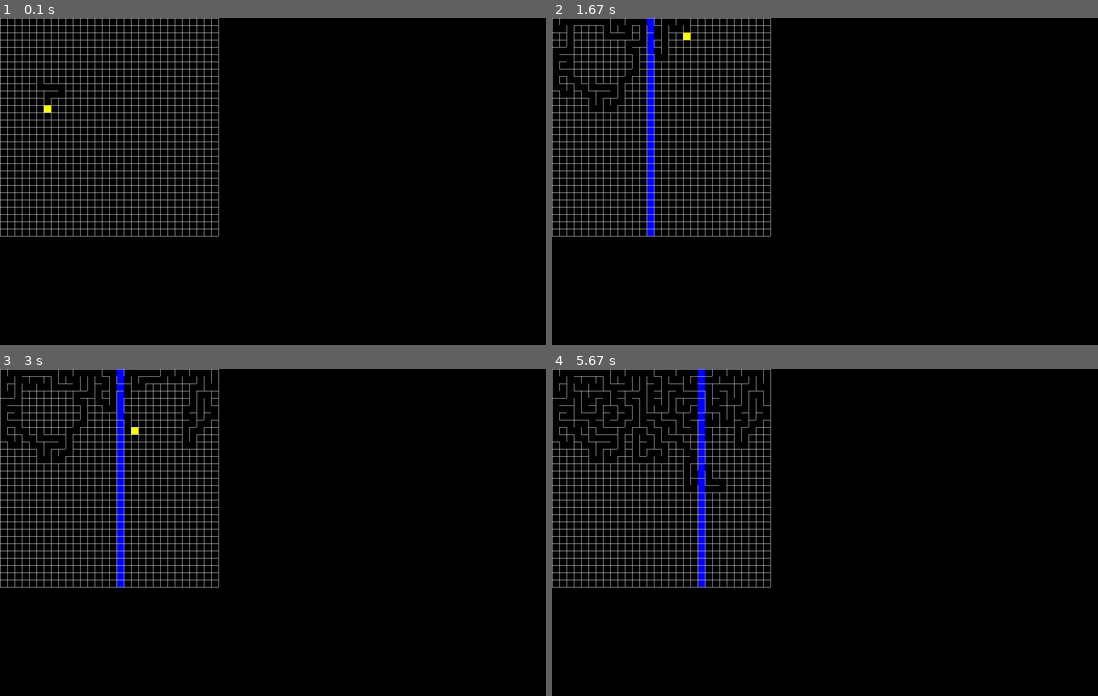
Above: before the commit, frames 1-4 (two rows, left to right).
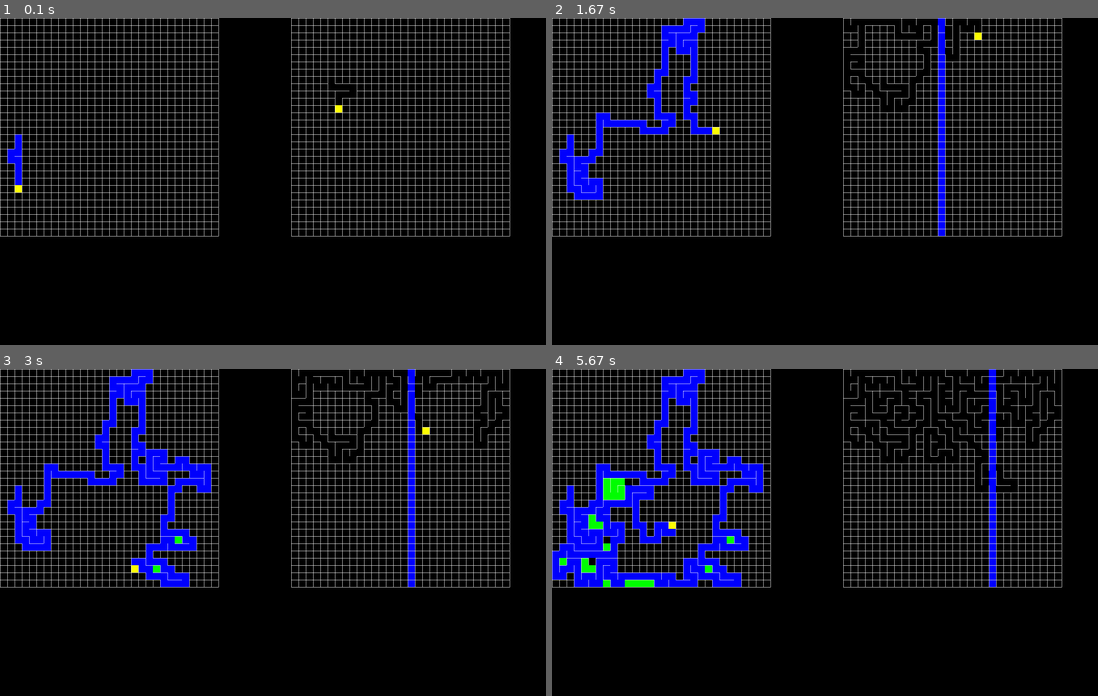
Above: after the commit, the same moments.

Repository: zedzeedev/build-a-thing
Game: pygame game, started from src/pygame_visualization.py
The game is run twice, just before and just after one commit, with the same random seed, the same clock (stepped at 60 frames per second) and the same inputs.
Inputs:
- Up to frame 1 (0.1 s): no input
- Up to frame 2 (1.67 s): no input
- Up to frame 3 (3 s): no input
- Up to frame 4 (5.67 s): no input

The runs differ from the first frame. In frame 1, 4.8% of the frame differs, in the area x 1-94%, y 0-67%; in frame 2, 9.0%; in frame 3, 11%; in frame 4, 14%, in the area x 0-94%, y 0-67%.

Commit message:
backtracking vs hunt and kill drag race

Diff:
--- a/src/pygame_visualization.py
+++ b/src/pygame_visualization.py
@@ -93,7 +93,8 @@
 screen = pg.display.set_mode((1500, 900))
 running = True
 
-visitor = PygameGridVisitor(screen, (0, 0, 0), (255, 255, 255), (255, 255, 0))
+first_visitor = PygameGridVisitor(screen, (0, 0, 0), (255, 255, 255), (255, 255, 0))
+second_visitor = PygameGridVisitor(screen, (0, 0, 0), (255, 255, 255), (255, 255, 0), (800, 0))
 backtracker = RecursiveBacktrackerGrid(30, 30)
 aldous = AldousBroderGrid(30, 30)
 hunt_and_kill = HuntAndKillGrid(30, 30)
@@ -106,10 +107,10 @@
         if event.type == pg.QUIT:
             running = False
 
-    hunt_and_kill.accept(visitor)
+    backtracker.accept(first_visitor)
+    hunt_and_kill.accept(second_visitor)
+    backtracker.step()
     hunt_and_kill.step()
-    aldous.step()
-    backtracker.step()
     pg.display.flip()
 
 
